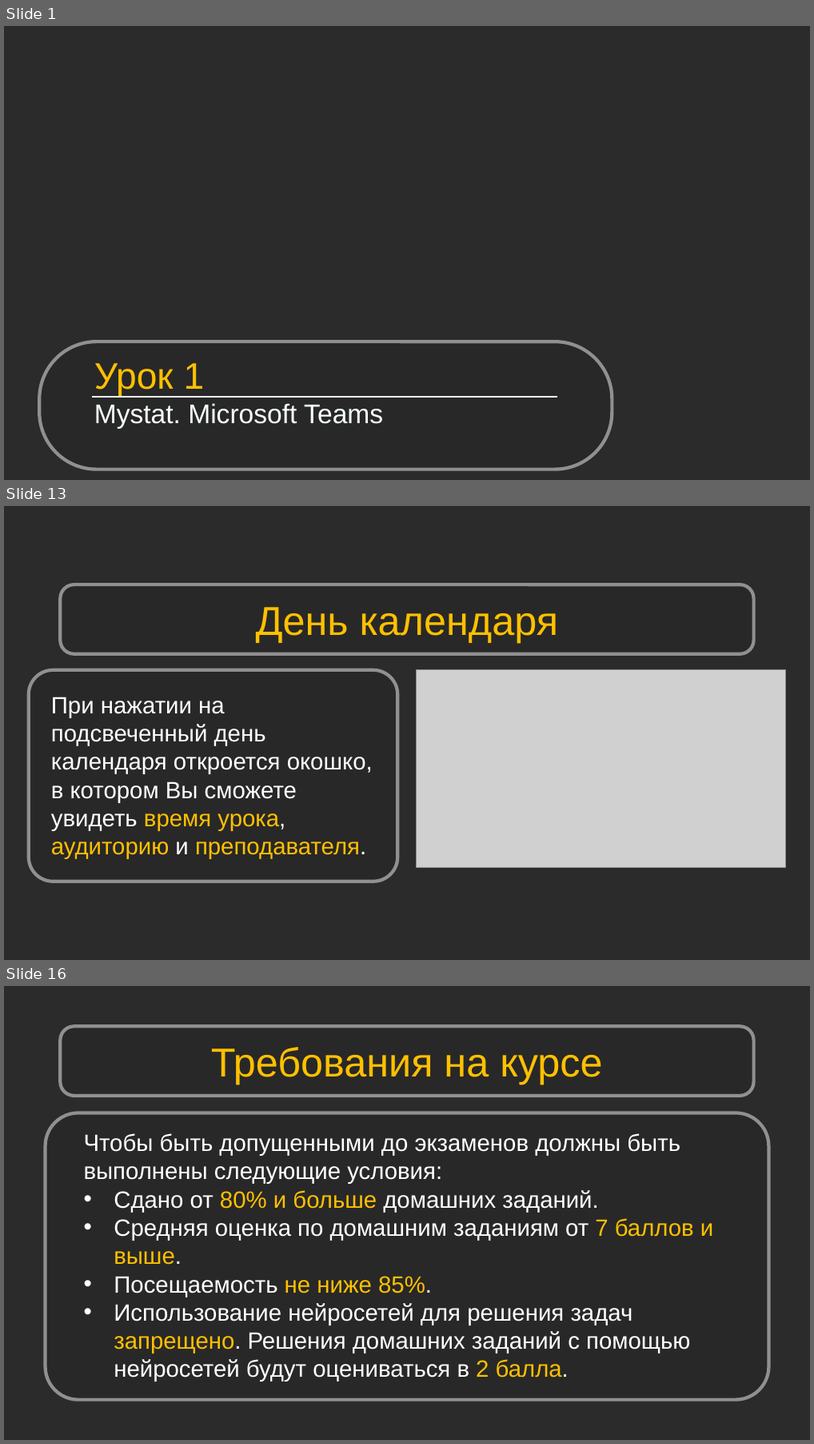
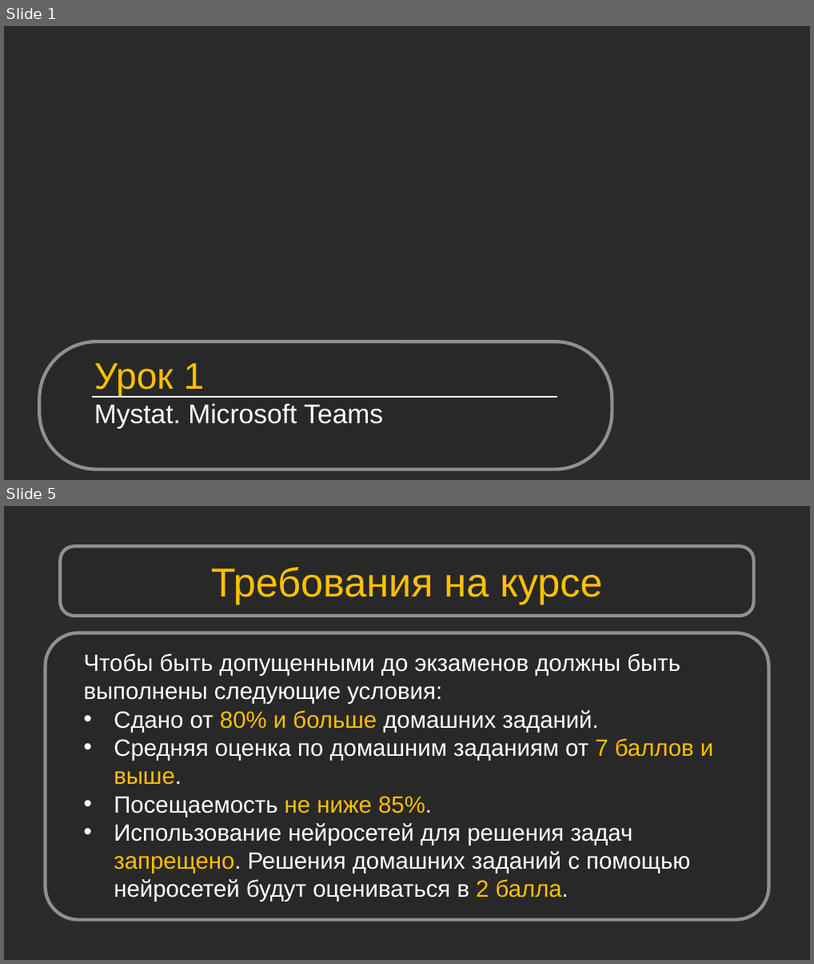
Before and after one commit to Shikonohito/Python_Bootcamp, a slide deck: Урок 01. Mystat. Microsoft Teams/Урок 1. Mystat. Microsoft Teams.pptx. Shown one above the other, each under a label of ours: slides 1, 13 and 16 before the commit, slides 1 and 5 after it; the slides between them are not shown. The pictures are 814x1444 and 814x964 pixels, drawn with LibreOffice and Linux fonts; fonts in the diff are those of the drawing; grey boxes stand for pictures; background and template pictures are left out; a plain dark background stands for a picture behind light text. Boxes give left, top, right and bottom in pixels: in the first picture for what was removed or moved away, otherwise in the second. Text is boxed around its words. In the diff, an @@ line names an element or a change of style, - is before the commit and + after.

```diff
--- a/Урок 01. Mystat. Microsoft Teams/Урок 1. Mystat. Microsoft Teams.pptx
+++ b/Урок 01. Mystat. Microsoft Teams/Урок 1. Mystat. Microsoft Teams.pptx
@@ slide 13 removed at <box>4,506,810,960</box>, background picture (left out) @@
@@ rounded rectangle removed at <box>60,584,754,654</box> @@
@@ text removed at <box>256,607,558,643</box> @@
-День календаря
@@ rounded rectangle removed at <box>29,670,398,881</box> @@
@@ picture removed at <box>417,670,786,867</box> @@
@@ text removed at <box>51,696,373,859</box> @@
-При нажатии на подсвеченный день календаря откроется окошко, в котором Вы сможете увидеть время урока, аудиторию и преподавателя.
@@ what was slide 16 is now slide 5 @@
```
Also in this commit, not shown: 2 slides added, 12 other slides removed, 1 other file.
